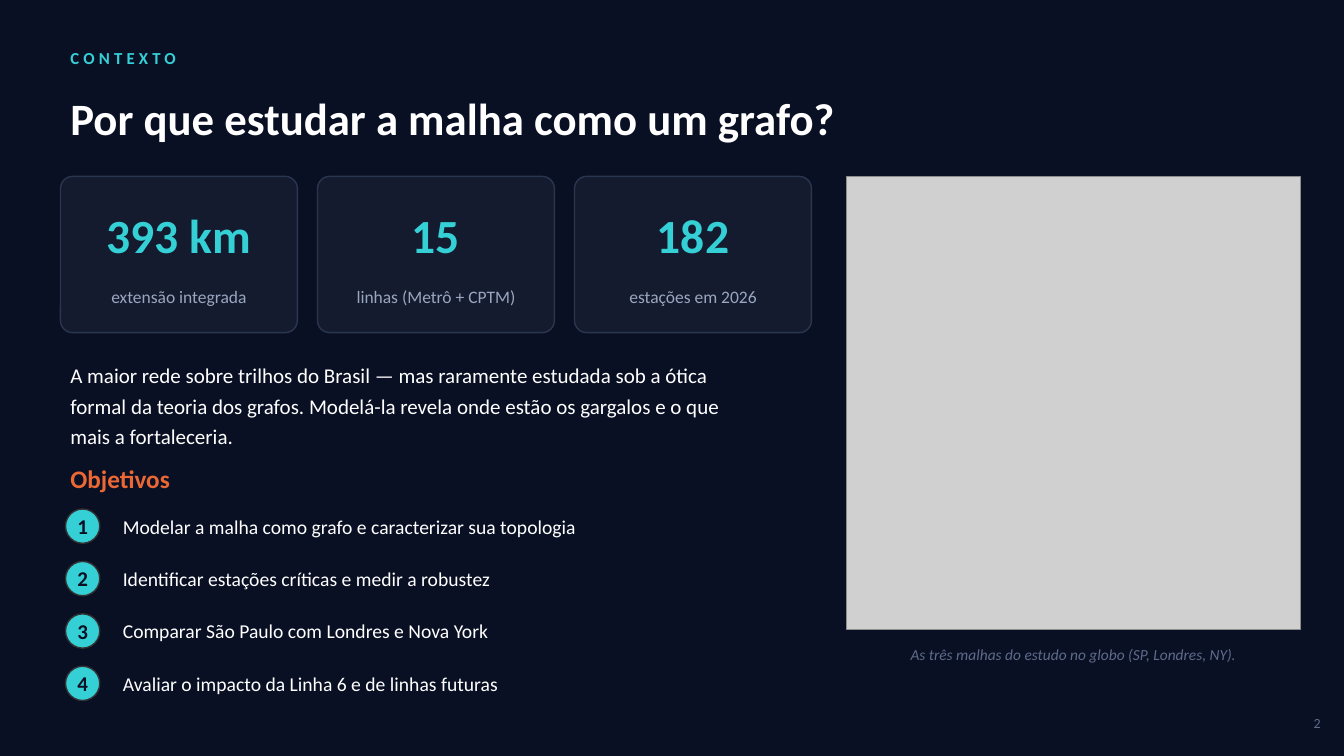
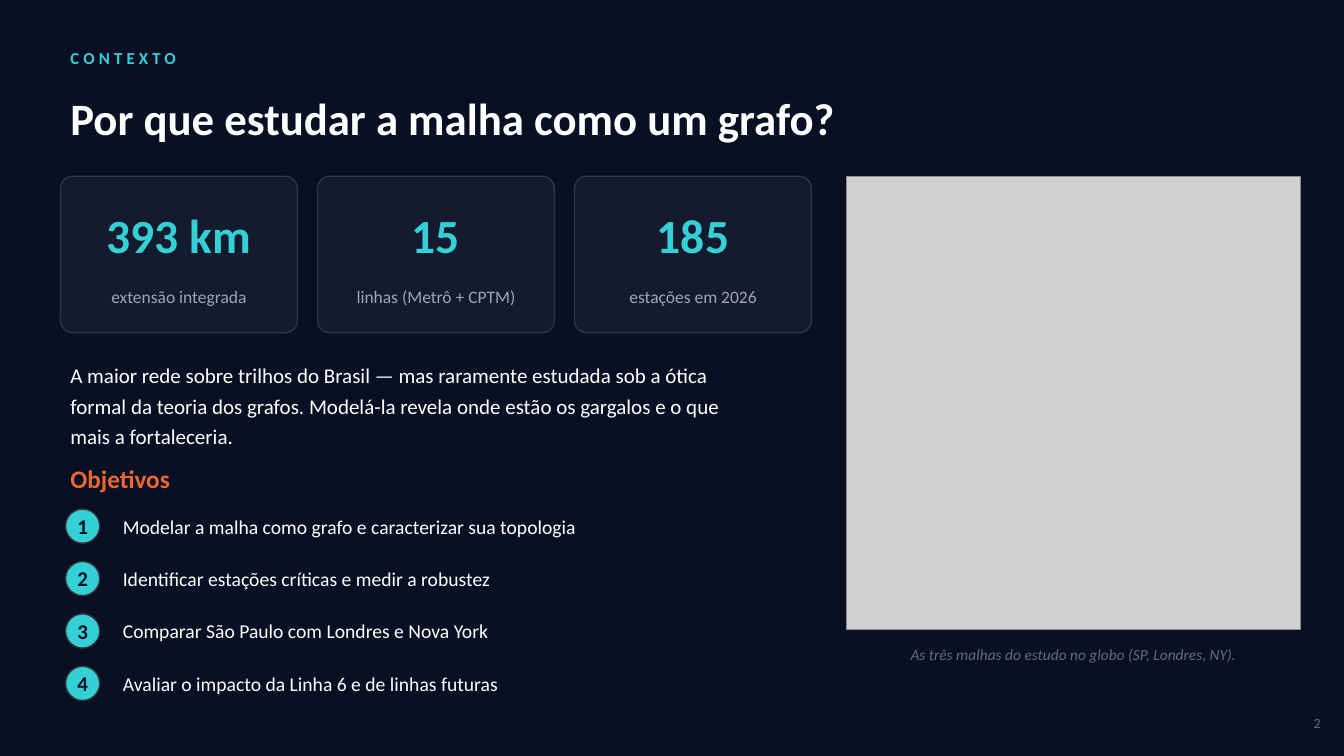
Before and after one commit to VitorCarvalho67/GrafosMetroSP, a slide deck: slide 2 of Seminario_GrafosMetroSP.pptx. Drawn at 1344x756 pixels with LibreOffice and Linux fonts; fonts in the diff are those of the drawing; grey boxes stand for pictures. Boxes give left, top, right and bottom in pixels: in the first picture for what was removed or moved away, otherwise in the second. Text is boxed around its words. In the diff, an @@ line names an element or a change of style, - is before the commit and + after.

```diff
--- a/Seminario_GrafosMetroSP.pptx
+++ b/Seminario_GrafosMetroSP.pptx
@@ text at bbox=[657, 220, 729, 254]: text changed @@
-182
+185
```
Also in this commit, not shown: 6 other slides changed, 13 other files.
